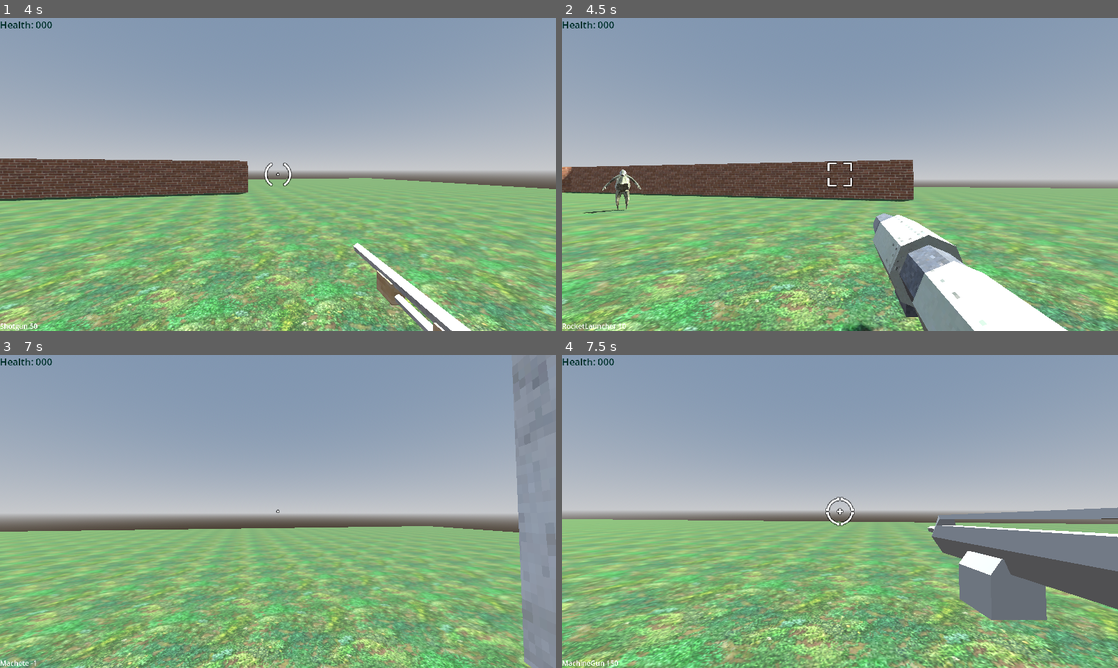
Above: before the commit, frames 1-4 (two rows, left to right).
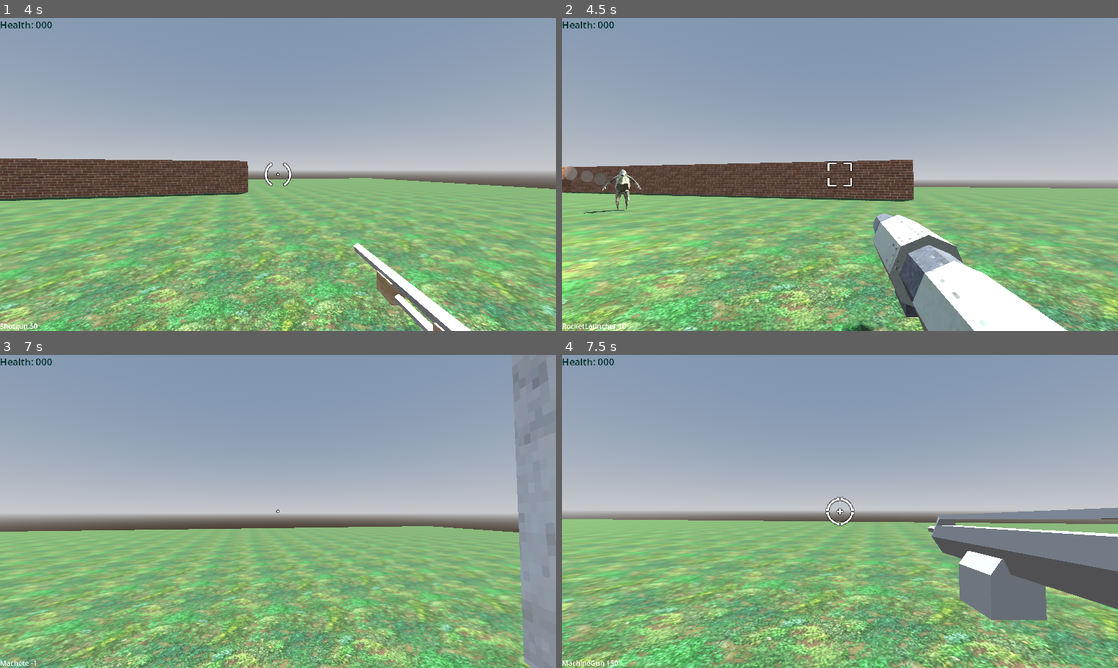
Above: after the commit, the same moments.

Repository: steelx/3d-train-fps
Game: Godot game, scene res://scenes/Level_1.tscn
The game is run twice, just before and just after one commit, with the same random seed, the same clock (stepped at 60 frames per second) and the same inputs.
Inputs (mouse positions are in pixels of both pictures, inside the frame that each line leads up to):
- Up to frame 1 (4 s): tap Enter at 0.5 s; move the mouse to (305, 174) at 0.52 s; hold W (move_forward) from 0.53 s (still down); click (305, 174) at 0.6 s; tap Space (jump) at 0.77, 1.52, 3.02, 3.77 s; move the mouse to (250, 174) at 1.27 s; tap 0 at 1.35 s; move the mouse to (289, 168) at 2.02 s; tap 1 at 2.1 s; move the mouse to (272, 180) at 2.77 s; tap 2 at 2.85 s; move the mouse to (316, 177) at 3.52 s; tap 3 at 3.6 s
- Up to frame 2 (4.5 s): keep holding W (move_forward); right-click (878, 177) at 4.15 s; move the mouse to (795, 171) at 4.27 s; tap 4 at 4.35 s
- Up to frame 3 (7 s): tap Space (jump) at 4.52, 6.02, 6.77 s; move the mouse to (283, 511) at 5.02 s; click (283, 511) at 5.1 s; move the mouse to (255, 505) at 5.77 s; release W (move_forward) at 5.78 s; hold D (move_right) 5.78-6.53 s; tap 0 at 5.85 s; move the mouse to (305, 511) at 6.52 s; hold W (move_forward) from 6.53 s (still down); tap 1 at 6.6 s
- Up to frame 4 (7.5 s): keep holding W (move_forward); move the mouse to (812, 511) at 7.27 s; tap 2 at 7.35 s

Frame 1 is identical in both runs. In frame 2, 1.0% of the frame differs, in the area x 0-11%, y 47-87%; in frame 3, less than 0.1%; in frame 4, nothing differs.

Commit message:
fix: better gibbed signal

Diff:
--- a/scenes/components/HealthManager.gd
+++ b/scenes/components/HealthManager.gd
@@ -10,8 +10,10 @@
 signal e_hurt
 signal e_healed
 signal e_critical
+signal e_gibbed
 
 @export var critical_at: int = 20
+@export var gib_at: int = -20
 @export var max_health: int = 100
 var current_health: int = 1
 
@@ -30,7 +32,8 @@
 	if current_health <= 0:
 		return
 	current_health -= damage
-	if current_health - damage <= 0:
+	if current_health - damage <= gib_at:
+		e_gibbed.emit()
 		spawn_gibs()
 	if current_health - damage <= critical_at:
 		e_critical.emit()
--- a/scenes/effects/Gib.tscn
+++ b/scenes/effects/Gib.tscn
@@ -5,8 +5,8 @@
 [ext_resource type="Texture2D" uid="uid://caywkikfqp875" path="res://resources/effects/circle32.png" id="2_thmsa"]
 
 [sub_resource type="CapsuleShape3D" id="CapsuleShape3D_yihoh"]
-radius = 0.193611
-height = 0.627409
+radius = 0.0687124
+height = 0.214627
 
 [sub_resource type="StandardMaterial3D" id="StandardMaterial3D_ruscv"]
 transparency = 1
@@ -47,7 +47,7 @@
 shape = SubResource("CapsuleShape3D_yihoh")
 
 [node name="Model" parent="." instance=ExtResource("1_yi3td")]
-transform = Transform3D(0.3, 0, 0, 0, 0.3, 0, 0, 0, 0.3, 0, 0, 0)
+transform = Transform3D(0.1, 0, 0, 0, 0.1, 0, 0, 0, 0.1, 0, 0, 0)
 
 [node name="GPUParticles3D" type="GPUParticles3D" parent="."]
 material_override = SubResource("StandardMaterial3D_ruscv")
--- a/scenes/effects/gibs.tscn
+++ b/scenes/effects/gibs.tscn
@@ -37,7 +37,7 @@
 script = ExtResource("1_gv7go")
 
 [node name="Gib" parent="." instance=ExtResource("1_muq5b")]
-transform = Transform3D(0.6, 0, 0, 0, 0.6, 0, 0, 0, 0.6, 0, 0.3, 0)
+transform = Transform3D(1, 0, 0, 0, 1, 0, 0, 0, 1, 0, 0.3, 0)
 
 [node name="Gib2" parent="." instance=ExtResource("1_muq5b")]
 transform = Transform3D(0.917011, -0.303775, 0.258478, 0.398861, 0.698402, -0.59426, 0, 0.64804, 0.761606, -0.372472, 0, 0)
--- a/scenes/enemies/melee/MonsterEnemy.gd
+++ b/scenes/enemies/melee/MonsterEnemy.gd
@@ -46,6 +46,7 @@
 	attack_timer.one_shot = true
 	attack_timer.connect("timeout", self.finish_attack)
 	self.add_child(attack_timer)
+	health_manager.e_gibbed.connect(self.set_free)
 
 
 func hurt(_damage: int, dir: Vector3) -> void:
--- a/scenes/enemies/ranged/RangedEnemy.gd
+++ b/scenes/enemies/ranged/RangedEnemy.gd
@@ -49,6 +49,7 @@
 	attack_timer.one_shot = true
 	attack_timer.connect("timeout", self.finish_attack)
 	self.add_child(attack_timer)
+	health_manager.e_gibbed.connect(self.set_free)
 
 
 func hurt(damage: int, dir: Vector3) -> void:
@@ -200,7 +201,6 @@
 	if check_los and !has_line_of_sight_player():
 		# that means enemy is alerted but player is not in sight
 		return
-	print_debug("alert!")
 	set_state_chase()
 
 
--- a/scenes/enemies/ranged/ReptileMonster.tscn
+++ b/scenes/enemies/ranged/ReptileMonster.tscn
@@ -43,10 +43,6 @@
 radius = 0.08
 height = 0.535
 
-[sub_resource type="CapsuleShape3D" id="CapsuleShape3D_fb35c"]
-radius = 0.08
-height = 0.535
-
 [sub_resource type="CapsuleShape3D" id="CapsuleShape3D_1ve25"]
 radius = 0.045
 height = 0.43
@@ -80,7 +76,6 @@
 bone_idx = 4
 
 [node name="Hitbox" parent="Model/Armature/Skeleton3D/ArmUpperRight" instance=ExtResource("3_7oj0f")]
-weak_spot = true
 
 [node name="CollisionShape3D" type="CollisionShape3D" parent="Model/Armature/Skeleton3D/ArmUpperRight/Hitbox"]
 transform = Transform3D(1, -5.26197e-08, 1.49012e-08, -2.09548e-08, 1, -7.45058e-09, -1.49012e-08, -3.72529e-09, 1, 8.29697e-05, 0.0614295, 0.0029238)
@@ -92,7 +87,6 @@
 bone_idx = 5
 
 [node name="Hitbox" parent="Model/Armature/Skeleton3D/ArmLowerRight" instance=ExtResource("3_7oj0f")]
-weak_spot = true
 
 [node name="CollisionShape3D" type="CollisionShape3D" parent="Model/Armature/Skeleton3D/ArmLowerRight/Hitbox"]
 transform = Transform3D(1, -2.71946e-07, 1.67638e-07, 8.56817e-08, 1, 2.98023e-08, 3.72529e-08, 0, 1, 0.00873303, 0.219204, -0.0036447)
@@ -164,12 +158,6 @@
 bone_name = "upper_leg.r"
 bone_idx = 8
 
-[node name="Hitbox" parent="Model/Armature/Skeleton3D/LegUpperRight" instance=ExtResource("3_7oj0f")]
-
-[node name="CollisionShape3D" type="CollisionShape3D" parent="Model/Armature/Skeleton3D/LegUpperRight/Hitbox"]
-transform = Transform3D(1, 7.45058e-09, 0, -3.72529e-09, 1, 0, -5.96046e-08, -1.49012e-08, 1, -0.0134381, 0.265008, -0.0103356)
-shape = SubResource("CapsuleShape3D_fb35c")
-
 [node name="LegLowerLeft" type="BoneAttachment3D" parent="Model/Armature/Skeleton3D" index="9"]
 transform = Transform3D(-0.978013, -0.0485491, 0.20281, 0.0195293, -0.989571, -0.14271, 0.207624, -0.135611, 0.968761, 0.175063, 0.48088, 0.108877)
 bone_name = "lowerleg.l"
--- a/scenes/player/Player.tscn
+++ b/scenes/player/Player.tscn
@@ -72,6 +72,9 @@
 
 [node name="WeaponManager" parent="TwistPivot/PitchPivot/Camera3D/Hand" instance=ExtResource("4_udfso")]
 
+[node name="Shotgun" parent="TwistPivot/PitchPivot/Camera3D/Hand/WeaponManager/Weapons" index="2"]
+damage = 10
+
 [node name="Character" parent="." instance=ExtResource("2_iwhi1")]
 transform = Transform3D(1, 0, 0, 0, 1, 0, 0, 0, 1, 0, 0.263587, 0)
 
@@ -79,11 +82,11 @@
 transform = Transform3D(-0.8, 0, -1.20797e-07, 0, 0.8, 0, 1.20797e-07, 0, -0.8, 0, 0, 0)
 
 [node name="Skeleton3D" parent="Character/KayKit Animated Character2" index="0"]
-bones/0/rotation = Quaternion(-0.0163736, 0, 1.12055e-18, 0.999866)
-bones/1/rotation = Quaternion(0.0683101, 0, -9.89175e-18, 0.997664)
-bones/2/rotation = Quaternion(-0.679434, -0.198847, 0.677572, -0.199314)
+bones/0/rotation = Quaternion(-0.0107428, 0, 0, 0.999942)
+bones/1/rotation = Quaternion(0.0600537, -7.00253e-27, -9.89235e-18, 0.998195)
+bones/2/rotation = Quaternion(-0.681814, -0.18946, 0.680606, -0.189763)
 bones/3/rotation = Quaternion(0.606617, -0.606617, 0.36334, 0.36334)
-bones/4/rotation = Quaternion(-0.69721, 0.303449, 0.645799, 0.0689958)
+bones/4/rotation = Quaternion(-0.700005, 0.297376, 0.646166, 0.0634873)
 bones/5/rotation = Quaternion(0.300506, -0.376591, 0.679877, 0.55285)
 
 [node name="AnimationTree" type="AnimationTree" parent="."]
Not shown: 1 places in scenes/components/weapons/FireballProjectile.tscn that only renumber resources
Not shown: 1 places in scenes/enemies/ranged/ReptileMonster.tscn that only renumber resources
